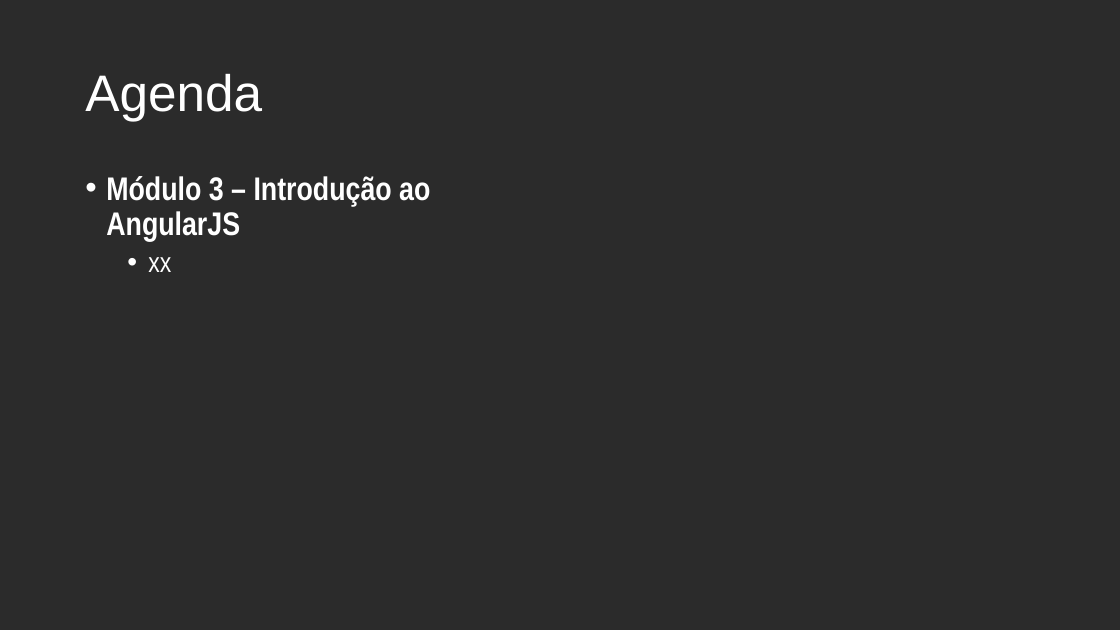
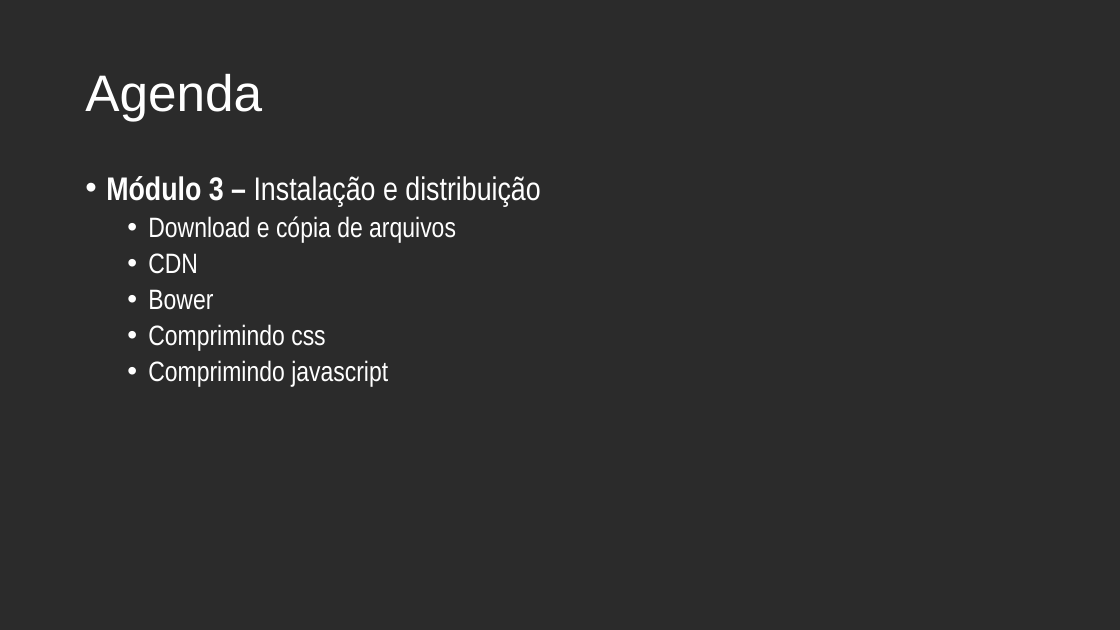
Before and after one commit to andrebaltieri/5485, a slide deck: slide 6 of ppts/Modulo 1/5484 - M01A01.pptx. Drawn at 1120x630 pixels with LibreOffice and Linux fonts; fonts in the diff are those of the drawing; background and template pictures are left out; a plain dark background stands for a picture behind light text. Boxes give left, top, right and bottom in pixels: in the first picture for what was removed or moved away, otherwise in the second. Text is boxed around its words. In the diff, an @@ line names an element or a change of style, - is before the commit and + after.

```diff
--- a/ppts/Modulo 1/5484 - M01A01.pptx
+++ b/ppts/Modulo 1/5484 - M01A01.pptx
@@ text at <box>106,176,540,387</box>: text changed; size 28 to 24 pt; bold off @@
-• Módulo 3 – Introdução ao AngularJS
-  • xx
+• Módulo 3 – Instalação e distribuição
+  • Download e cópia de arquivos
+  • CDN
+  • Bower
+  • Comprimindo css
+  • Comprimindo javascript
```
Also in this commit, not shown: 2 other slides changed, 2 slides removed, 34 other files.
